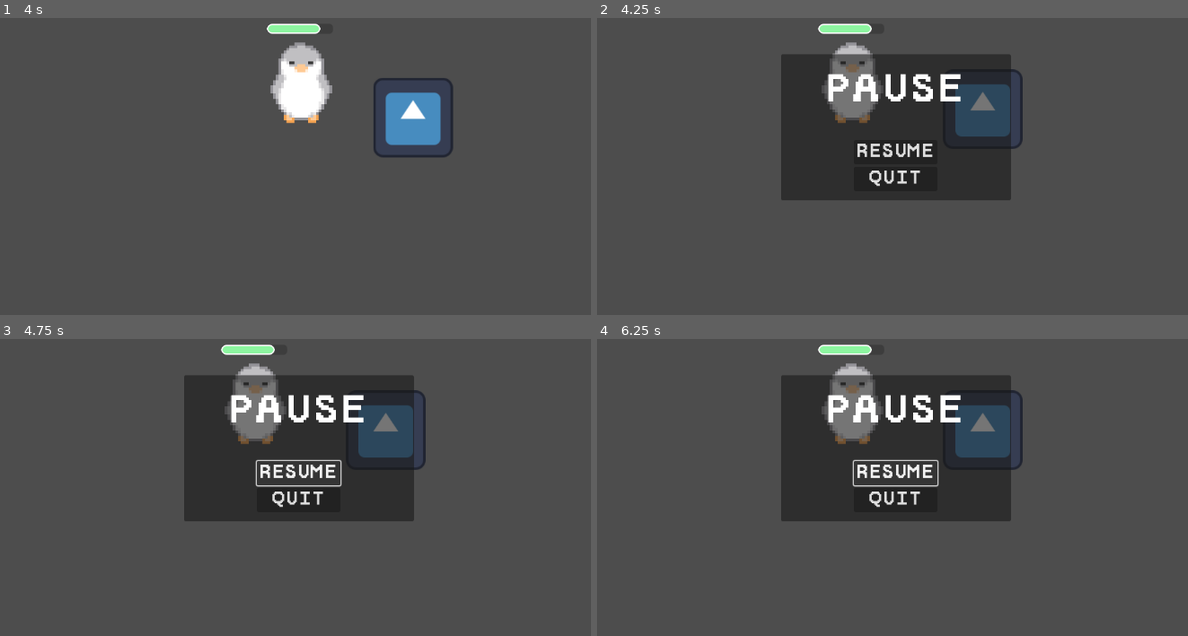
Above: before the commit, frames 1-4 (two rows, left to right).
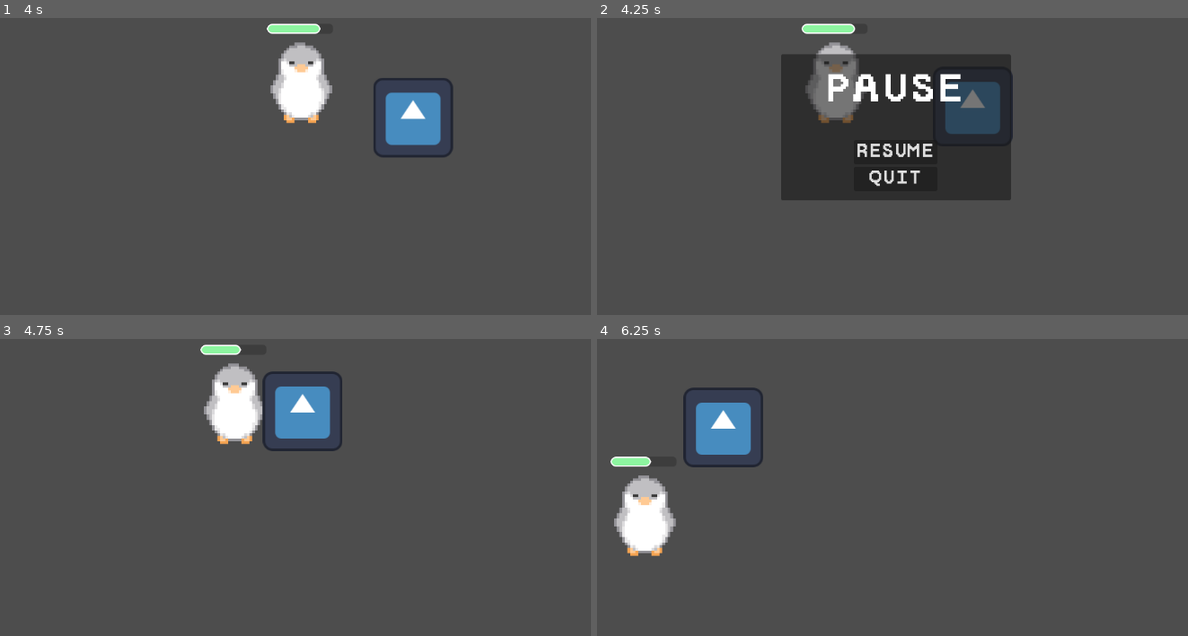
Above: after the commit, the same moments.

Repository: Jesuscanwalk/Under-da-sea
Game: Godot game, scene res://test.tscn
The game is run twice, just before and just after one commit, with the same random seed, the same clock (stepped at 60 frames per second) and the same inputs. The project has no main scene, so this scene is started directly. The engine's default icon, where the game draws it, is replaced by a stand-in: a white triangle on a blue panel in a dark square.
Inputs:
- Up to frame 1 (4 s): tap Enter at 0.5 s; hold D (right) 0.53-1.28 s; hold S (down) 1.28-2.03 s; hold D (right) 2.03-2.78 s; hold W (up) 2.78-3.53 s; hold A (left) from 3.53 s (still down)
- Up to frame 2 (4.25 s): keep holding A (left); tap Escape (esc) at 4.15 s
- Up to frame 3 (4.75 s): release A (left) at 4.25 s; click "RESUME" at 4.25 s
- Up to frame 4 (6.25 s): tap Space at 5 s; hold A (left) 5.03-5.78 s; hold S (down) from 5.78 s (still down)

Frame 1 is identical in both runs. In frame 2, 3.0% of the frame differs, in the area x 34-73%, y 1-45%; in frame 3, 18%; in frame 4, 23%, in the area x 2-73%, y 1-74%.
Error before the commit: Invalid assignment of property or key 'pause' with value of type 'bool' on a base object of type 'SceneTree'. (res://menus/pause_menu.gd:11)

Commit message:
pause works YAY

Diff:
--- a/under-da-sea/menus/end.gd
+++ b/under-da-sea/menus/end.gd
@@ -2,3 +2,11 @@
 
 @onready var retry: Button = %retry
 @onready var quit: Button = %quit
+
+
+func _on_retry_pressed() -> void:
+	pass
+
+
+func _on_quit_pressed() -> void:
+	get_tree().quit()
--- a/under-da-sea/menus/end.tscn
+++ b/under-da-sea/menus/end.tscn
@@ -28,10 +28,10 @@
 anchor_top = 0.5
 anchor_right = 0.5
 anchor_bottom = 0.5
-offset_left = -184.5
-offset_top = -117.5
-offset_right = 184.5
-offset_bottom = 117.5
+offset_left = -213.5
+offset_top = -122.5
+offset_right = 213.5
+offset_bottom = 122.5
 grow_horizontal = 2
 grow_vertical = 2
 
@@ -42,7 +42,7 @@
 [node name="Label" type="Label" parent="UIPanelContainer/VBoxContainer"]
 custom_minimum_size = Vector2(0, 120)
 layout_mode = 2
-text = "PAUSE"
+text = "GAME OVER"
 horizontal_alignment = 1
 vertical_alignment = 1
 
@@ -63,5 +63,5 @@
 layout_mode = 2
 text = "QUIT"
 
-[connection signal="pressed" from="UIPanelContainer/VBoxContainer/CenterContainer/VBoxContainer/retry" to="." method="_on_resume_pressed"]
+[connection signal="pressed" from="UIPanelContainer/VBoxContainer/CenterContainer/VBoxContainer/retry" to="." method="_on_retry_pressed"]
 [connection signal="pressed" from="UIPanelContainer/VBoxContainer/CenterContainer/VBoxContainer/quit" to="." method="_on_quit_pressed"]
--- a/under-da-sea/menus/pause menu.tscn
+++ b/under-da-sea/menus/pause menu.tscn
@@ -10,7 +10,6 @@
 Label/fonts/font = ExtResource("1_7ko8j")
 
 [node name="PauseMenu" type="Control"]
-process_mode = 3
 layout_mode = 3
 anchors_preset = 15
 anchor_right = 1.0
--- a/under-da-sea/menus/pause_menu.gd
+++ b/under-da-sea/menus/pause_menu.gd
@@ -8,7 +8,7 @@
 	ui_panel_container.visible = false
 
 func resume():
-	get_tree().pause = false
+	get_tree().paused = false
 	ui_panel_container.visible = false
 
 func pause():
--- a/under-da-sea/test.tscn
+++ b/under-da-sea/test.tscn
@@ -5,6 +5,7 @@
 [ext_resource type="PackedScene" uid="uid://1f3hioeimvb6" path="res://menus/pause menu.tscn" id="3_2encr"]
 
 [node name="test" type="Node2D"]
+process_mode = 3
 
 [node name="Player" parent="." instance=ExtResource("1_pjuui")]
 position = Vector2(158, 240)
